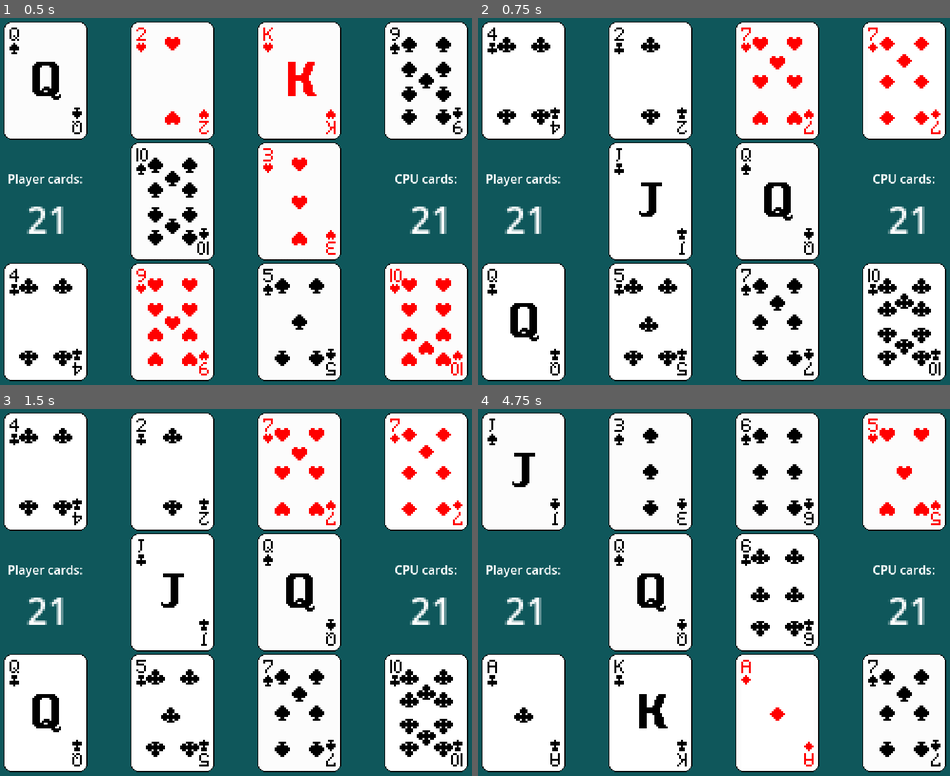
Above: before the commit, frames 1-4 (two rows, left to right).
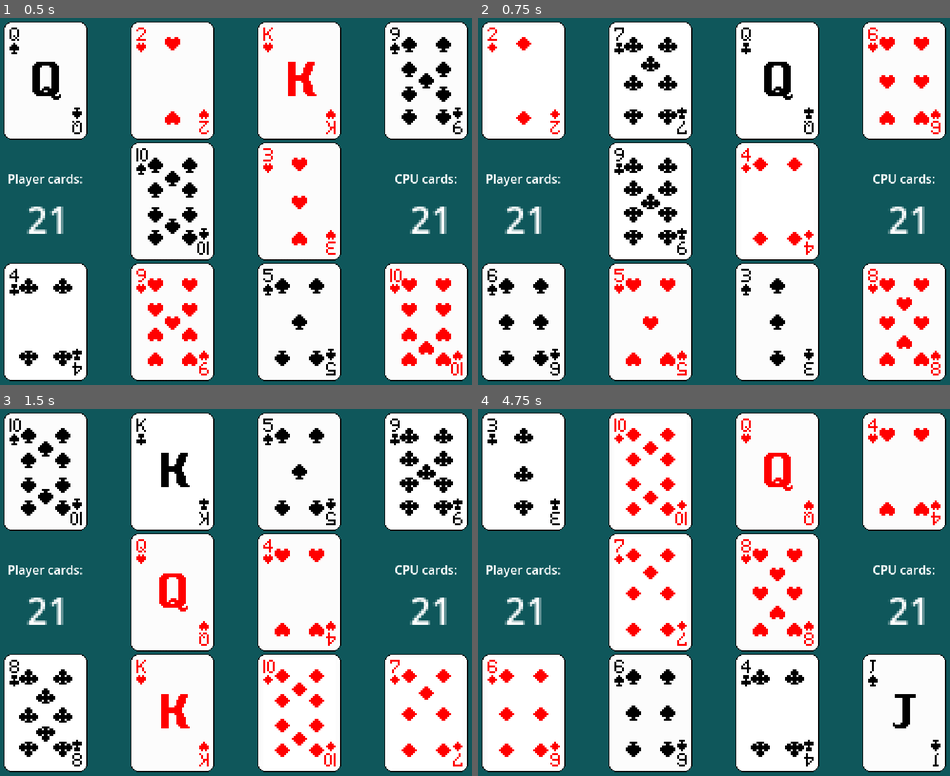
Above: after the commit, the same moments.

Repository: Alejo-Martinez-Grau/godot-chin
Game: Godot game, scene res://main.tscn
The game is run twice, just before and just after one commit, with the same random seed, the same clock (stepped at 60 frames per second) and the same inputs.
Inputs:
- Up to frame 1 (0.5 s): no input
- Up to frame 2 (0.75 s): tap Enter (ui_accept) at 0.5 s; hold Right (ui_right) from 0.53 s (still down); hold Enter (ui_accept) from 0.53 s (still down); tap Space at 0.6 s
- Up to frame 3 (1.5 s): release Right (ui_right) at 1.28 s; release Enter (ui_accept) at 1.28 s; hold Down (ui_down) from 1.28 s (still down); tap Enter (ui_accept) at 1.35 s
- Up to frame 4 (4.75 s): tap Enter (ui_accept) at 1.52, 1.82, 3.02, 3.32, 4.52 s; tap Space at 1.55, 2.1, 2.85, 4.35 s; release Down (ui_down) at 2.03 s; hold Right (ui_right) 2.03-2.78 s; hold Enter (ui_accept) 2.03-2.78 s; hold Up (ui_up) 2.78-3.53 s; hold Enter (ui_accept) 3.53-4.28 s; hold Left (ui_left) from 3.53 s (still down)

Frame 1 is identical in both runs. In frame 2, 8.9% of the frame differs, in the area x 2-98%, y 2-98%; in frame 3, 9.6%; in frame 4, 7.9%.

Commit message:
No movements available mechanic

Diff:
--- a/main.gd
+++ b/main.gd
@@ -10,6 +10,7 @@
 # Called when the node enters the scene tree for the first time.
 func _ready():
 	init()
+
 	pass
 
 func makeDeck():
@@ -21,6 +22,7 @@
 	return newDeck
 
 func init():
+	$MovementsTimer.start()
 	$CPUTimer.start(3)
 	$CPUTimer.set_wait_time(difficulty)
 	var deck = makeDeck()
@@ -38,6 +40,7 @@
 		get_node("Card" + str(i)).setValue(oponentDeck.pop_front())
 		get_node("Card" + str(i)).visible = true
 	updateCounter()
+	get_tree().paused = false
 
 func _process(_delta):
 	checkSpitCondition()
@@ -51,7 +54,7 @@
 	elif((Input.is_action_pressed("ui_right") || isAI) && isPlayableRightCard(cardNode)):
 		$Card10.setValue(cardNode.val)
 		cardNode.visible = false
-
+	$MovementsTimer.start()
 
 func handleInputs():
 	for card in cards:
@@ -71,18 +74,17 @@
 				else:
 					#TODO: WIN CONDITION
 					print("YOU WIN")
-					pass
-
+					get_tree().paused = true
 
 func _input(ev):
 	if ev is InputEventKey and ev.pressed:
-		if(Input.is_action_pressed("ui_down")):
+		if(Input.is_action_pressed("ui_accept")):
 			if(spitCondition):
 				print("SPIT")
 			else:
 				print("NOT SPIT")
 		# restart game
-		if(ev.keycode == KEY_SPACE):
+		if(ev.keycode == KEY_ENTER):
 			$CPUTimer.stop()
 			init()
 
@@ -125,3 +127,15 @@
 					updateCounter()
 					$CPUTimer.start()
 					return
+				else:
+					#TODO: WIN CONDITION
+					print("CPU WIN")
+					get_tree().paused = true
+
+func _on_timer_timeout():
+	print($MovementsTimer.get_time_left()) # Replace with function body.
+
+func _on_movements_timer_timeout():
+		$Card9.setValue(oponentDeck.pop_front())
+		$Card10.setValue(playerDeck.pop_front())
+		updateCounter()
--- a/main.tscn
+++ b/main.tscn
@@ -72,3 +72,13 @@
 
 [node name="CPUTimer" type="Timer" parent="."]
 one_shot = true
+
+[node name="MovementsTimer" type="Timer" parent="."]
+wait_time = 5.0
+autostart = true
+
+[node name="Timer" type="Timer" parent="."]
+autostart = true
+
+[connection signal="timeout" from="MovementsTimer" to="." method="_on_movements_timer_timeout"]
+[connection signal="timeout" from="Timer" to="." method="_on_timer_timeout"]
